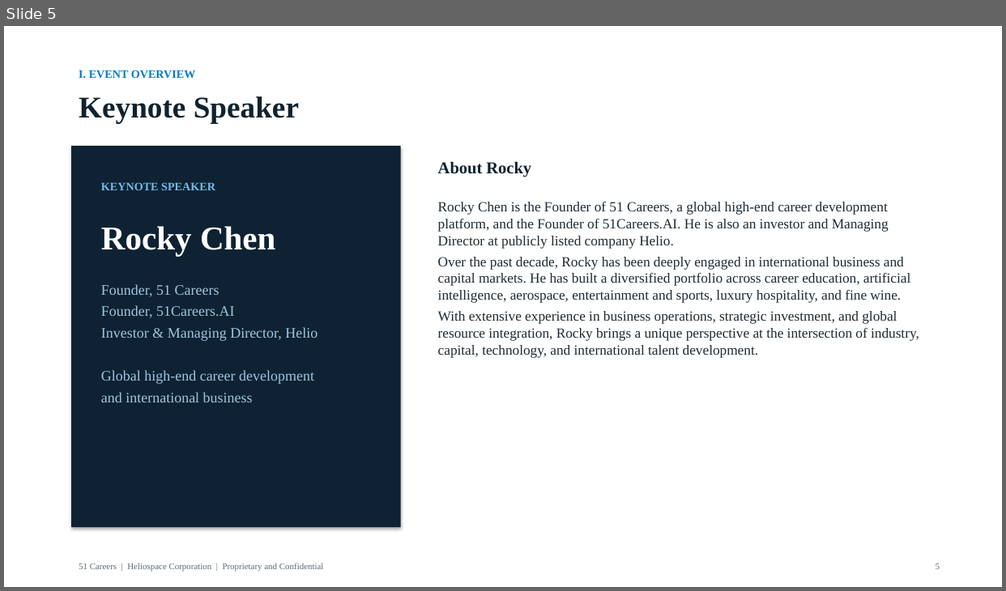
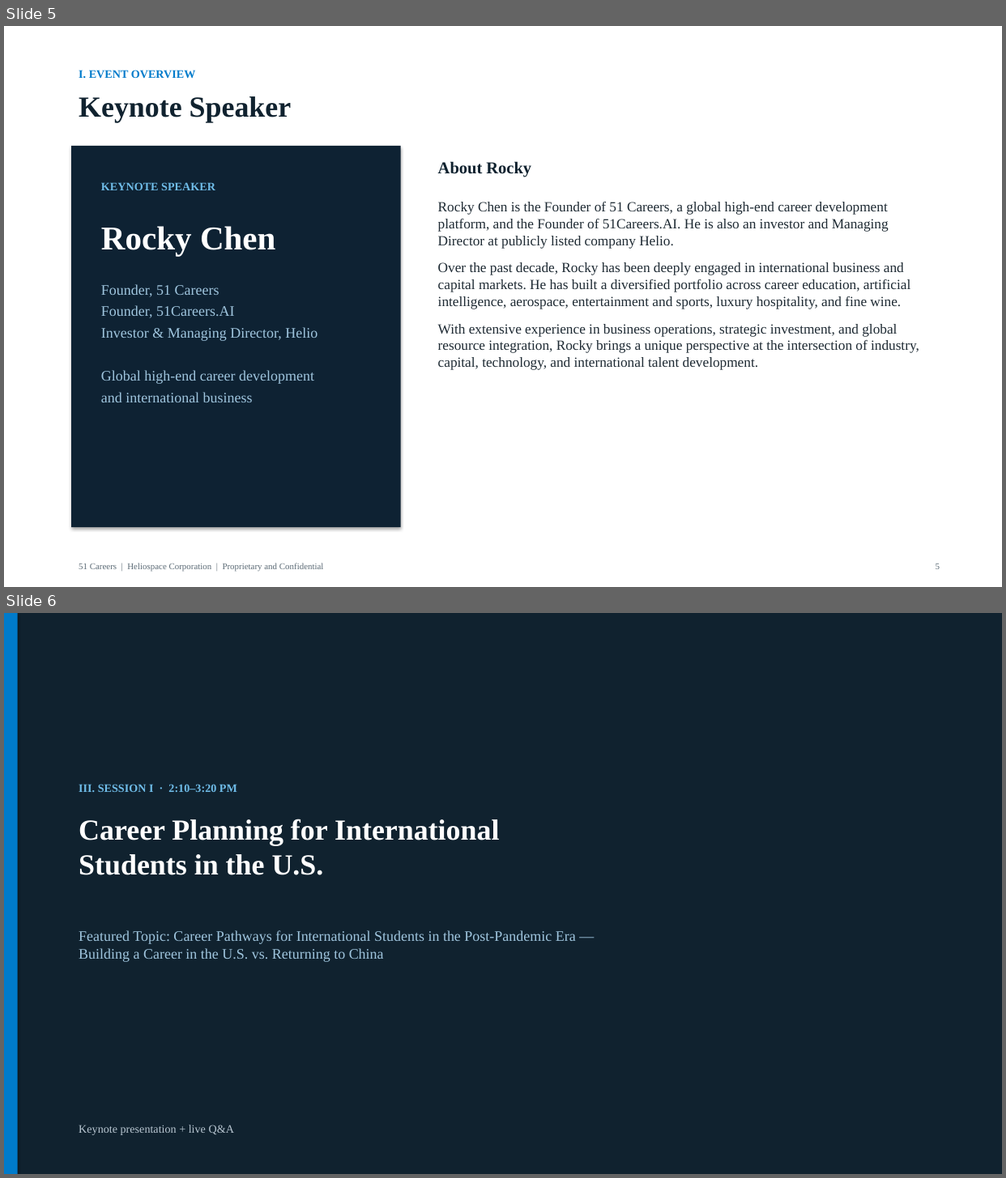
Before and after one commit to anthonyleedu/anthonyleedu, a slide deck: Heliospace_Company_And_Product_Overview.pptx. Shown one above the other, each under a label of ours: slide 5 before the commit, slides 5 and 6 after it. The pictures are 1006x591 and 1006x1178 pixels, drawn with LibreOffice and Linux fonts; fonts in the diff are those of the drawing. Boxes give left, top, right and bottom in pixels: in the first picture for what was removed or moved away, otherwise in the second. Text is boxed around its words. In the diff, an @@ line names an element or a change of style, - is before the commit and + after.

```diff
--- a/Heliospace_Company_And_Product_Overview.pptx
+++ b/Heliospace_Company_And_Product_Overview.pptx
@@ slide 6 added at (x1=4, y1=613, x2=1002, y2=1174), background #10222F @@
@@ rectangle added at (x1=4, y1=613, x2=18, y2=1174), fill #007BCB @@
@@ text added at (x1=79, y1=784, x2=237, y2=792), 11 pt, text #6FBCE8, bold @@
+III. SESSION I · 2:10–3:20 PM
@@ text added at (x1=79, y1=819, x2=499, y2=875), 28 pt, text #FFFFFF, bold @@
+Career Planning for International
+Students in the U.S.
@@ text added at (x1=79, y1=931, x2=576, y2=962), 14 pt, text #9FC5DE @@
+Featured Topic: Career Pathways for International Students in the Post-Pandemic Era —
+Building a Career in the U.S. vs. Returning to China
@@ text added at (x1=79, y1=1125, x2=234, y2=1135), 11 pt, text #B9C7D2 @@
+Keynote presentation + live Q&A
@@ slide 5 changed as well @@
@@ text "Keynote Speaker" at (x1=79, y1=96, x2=292, y2=123): size 29 to 28 pt @@
@@ text "Rocky Chen is the Founder ..." at (x1=438, y1=202, x2=919, y2=370): more space between paragraphs @@
```
Also in this commit, not shown: 3 other slides changed, 14 other slides added.
